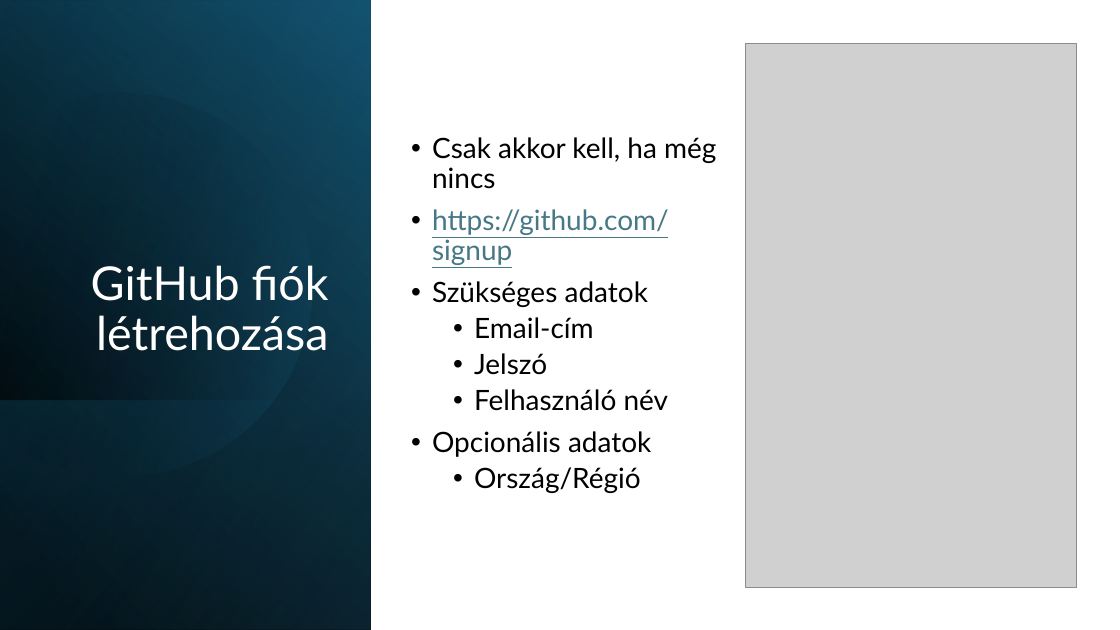
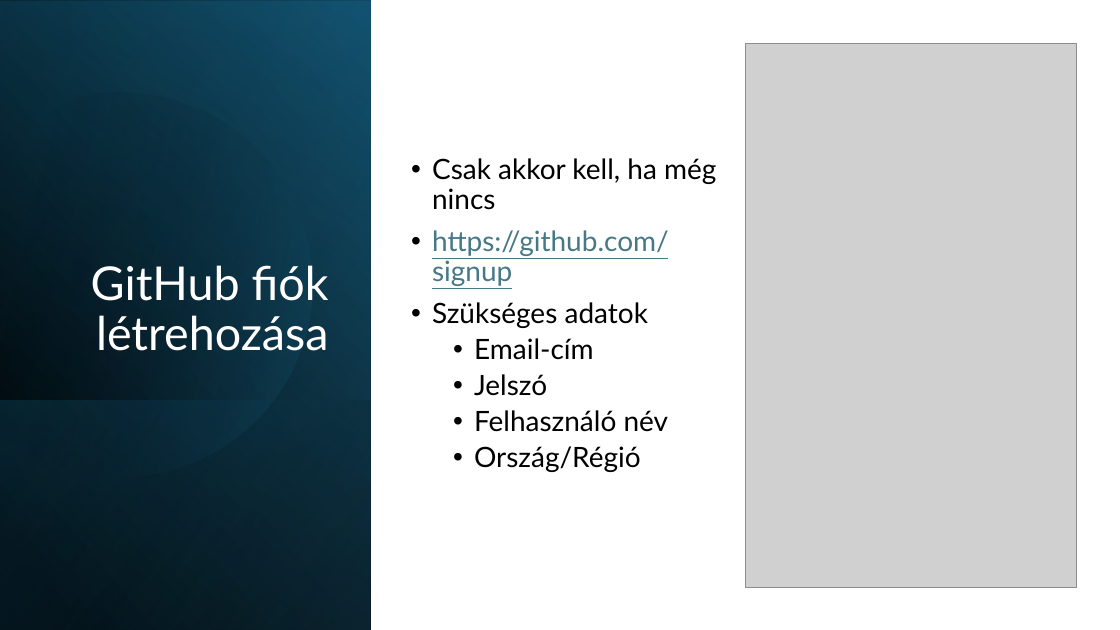
Before and after one commit to Maho-Yoshino/School_Notes, a slide deck: slide 12 of 2025-2026/IKT/github/Github.pptx (slide 7 before the commit). Drawn at 1120x630 pixels with LibreOffice and Linux fonts; fonts in the diff are those of the drawing; grey boxes stand for pictures. Boxes give left, top, right and bottom in pixels: in the first picture for what was removed or moved away, otherwise in the second. Text is boxed around its words. In the diff, an @@ line names an element or a change of style, - is before the commit and + after.

```diff
--- a/2025-2026/IKT/github/Github.pptx
+++ b/2025-2026/IKT/github/Github.pptx
@@ text at (432, 431, 651, 457): paragraph removed @@
-• Opcionális adatok
```
Also in this commit, not shown: 7 other slides changed, 5 slides added, 2 slides removed, 1 other file.
